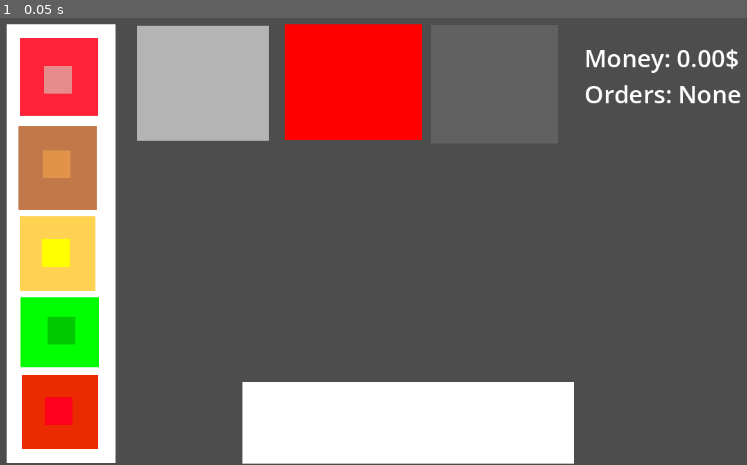
Above: before the commit, frame 1.
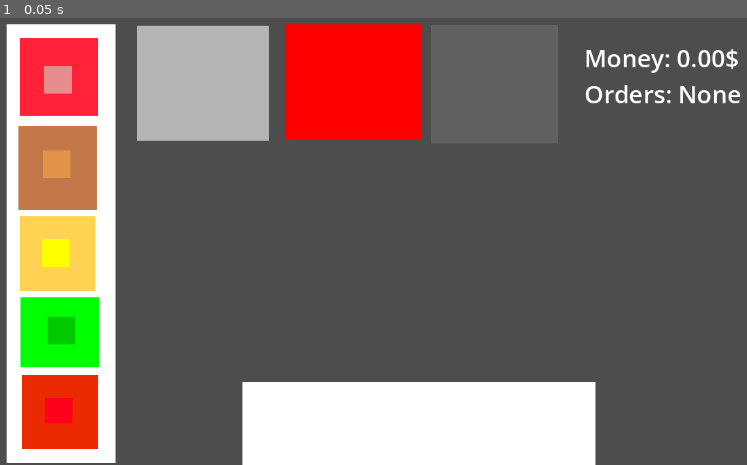
Above: after the commit, the same moment.

Repository: MooseGamerL/BananaPants
Game: Godot game, scene res://Scenes/main.tscn
The game is run twice, just before and just after one commit, with the same random seed, the same clock (stepped at 60 frames per second) and the same inputs. The project has no main scene, so this scene is started directly.
Inputs:
- Up to frame 1 (0.05 s): no input

The runs differ from the first frame. In frame 1, 0.8% of the frame differs, in the area x 6-80%, y 81-100%.

Commit message:
v1.71
adding correct stacking for burger

Diff:
--- a/Scenes/main.tscn
+++ b/Scenes/main.tscn
@@ -2,7 +2,7 @@
 
 [ext_resource type="Script" uid="uid://dji1pwntmgy8" path="res://Scripts/DropZone.gd" id="1_bo1nx"]
 [ext_resource type="Script" uid="uid://b24dp7eegrrkh" path="res://Scripts/Patty.gd" id="1_jjgbg"]
-[ext_resource type="Script" uid="uid://bu1pdq377gy5n" path="res://Scripts/Assembly.gd" id="2_8gbba"]
+[ext_resource type="Script" uid="uid://bu1pdq377gy5n" path="res://Scripts/Plate.gd" id="2_8gbba"]
 [ext_resource type="Script" uid="uid://dwnfy5sy227wb" path="res://Scripts/Ingredient.gd" id="4_jjvhh"]
 
 [sub_resource type="RectangleShape2D" id="RectangleShape2D_jjgbg"]
@@ -36,20 +36,20 @@
 [node name="CollisionShape2D" type="CollisionShape2D" parent="Grill/GrillZone"]
 shape = SubResource("RectangleShape2D_jjgbg")
 
-[node name="Assembly" type="ColorRect" parent="."]
+[node name="Plate" type="ColorRect" parent="."]
 offset_left = 199.0
 offset_top = 14.0
 offset_right = 389.0
 offset_bottom = 180.0
 color = Color(0.707967, 0.707967, 0.707967, 1)
 
-[node name="AssemblyZone" type="Area2D" parent="Assembly"]
+[node name="Plate" type="Area2D" parent="Plate"]
 position = Vector2(95.065, 82.725)
 scale = Vector2(9.49, 8.3)
 script = ExtResource("2_8gbba")
 type = 1
 
-[node name="CollisionShape2D" type="CollisionShape2D" parent="Assembly/AssemblyZone"]
+[node name="CollisionShape2D" type="CollisionShape2D" parent="Plate/Plate"]
 shape = SubResource("RectangleShape2D_8gbba")
 
 [node name="Bins" type="ColorRect" parent="."]
@@ -169,6 +169,7 @@
 
 [node name="Ketchup" type="Area2D" parent="Bins/Ketchup Bin"]
 position = Vector2(52.93, 51.78)
+scale = Vector2(1.0051, 0.935247)
 script = ExtResource("4_jjvhh")
 ingredient_name = "Ketchup"
 
@@ -188,6 +189,7 @@
 offset_top = 528.0
 offset_right = 829.0
 offset_bottom = 646.0
+scale = Vector2(1.0657, 1.09005)
 
 [node name="Information" type="Label" parent="."]
 offset_left = 844.0
--- a/Scripts/Assembly.gd
+++ /dev/null
@@ -1,7 +0,0 @@
-extends DropZone
-
-var stack: Array[String] = []
-
-func on_item_dropped(item_name: String) -> void:
-	stack.append(item_name)
-	print("ASSEMBLY stack (%d): %s" % [stack.size(), str(stack)])
--- a/Scripts/Draggable.gd
+++ b/Scripts/Draggable.gd
@@ -10,6 +10,7 @@
 var press_mouse := Vector2.ZERO
 var offset := Vector2.ZERO
 var zone: DropZone = null
+var plate: Plate = null
 
 func _ready() -> void:
 	home = global_position
@@ -60,6 +61,20 @@
 func return_home() -> void:
 	global_position = home
 
+func join_plate(_plate: Plate) -> void:
+	if _plate != plate:
+		leave_plate()
+		plate = _plate
+		_plate.add(self)
+
+func leave_plate() -> void:
+	if plate:
+		plate.remove(self)
+		plate = null
+
+func item_name() -> String:
+	return name
+
 func ready_extra() -> void: pass
 func on_drag_started() -> void: pass
 func on_clicked() -> void: pass
--- a/Scripts/DropZone.gd
+++ b/Scripts/DropZone.gd
@@ -1,14 +1,10 @@
 class_name DropZone
 extends Area2D
 
-enum Type { GRILL, ASSEMBLY, RUBBISH, COUNTER }
+enum Type { GRILL, PLATE, RUBBISH, COUNTER }
 
 @export var type: Type = Type.GRILL
 
 func snap_position() -> Vector2:
 	var marker := get_node_or_null("SnapPoint") as Node2D
 	return marker.global_position if marker else global_position
-
-func on_item_dropped(item_name: String) -> void:
-	print("on_item_dropped %s" % [item_name])
-	pass
--- a/Scripts/Ingredient.gd
+++ b/Scripts/Ingredient.gd
@@ -2,7 +2,5 @@
 
 @export var ingredient_name: String = "item"
 
-func on_dropped_on_zone(dropped: DropZone) -> void:
-	if dropped.type == DropZone.Type.ASSEMBLY:
-		dropped.on_item_dropped(ingredient_name)
-		print("placed %s on plate" % ingredient_name)
+func item_name() -> String:
+	return ingredient_name
--- a/Scripts/Patty.gd
+++ b/Scripts/Patty.gd
@@ -48,15 +48,17 @@
 	match dropped.type:
 		DropZone.Type.GRILL:
 			on_grill = true
+			leave_plate()
 			_print_state("on grill")
 		DropZone.Type.RUBBISH:
+			leave_plate()
 			on_grill = false
 			_print_state("rubbish")
-		DropZone.Type.ASSEMBLY:
+		DropZone.Type.PLATE:
+			join_plate(dropped)
 			on_grill = false
-			dropped.on_item_dropped("patty")
-			_print_state("assemblyready")
 		_:
+			leave_plate()
 			_print_state("12345")
 
 func on_dropped_outside() -> void:
@@ -70,6 +72,9 @@
 	if on_grill:
 		flip()
 
+func item_name() -> String:
+	return "patty"
+
 func _print_state(tag: String) -> void:
 	var down := "top" if is_flipped else "bottom"
 	print ("[%s] top=%s bottom=%s (down=%s, on_grill=%s)" % [
--- /dev/null
+++ b/Scripts/Plate.gd
@@ -0,0 +1,24 @@
+class_name Plate
+extends DropZone
+
+var items: Array[Draggable] = []
+var next_z := 1
+
+func add(_item: Draggable) -> void:
+	if not items.has(_item):
+		items.append(_item)
+	_item.z_index = next_z
+	next_z += 1
+	log_items()
+
+func remove(_item: Draggable) -> void:
+	if items.has(_item):
+		items.erase(_item)
+		_item.z_index = 0
+		log_items()
+
+func stack_names() -> Array:
+	return items.map(func(i): return i.item_name())
+
+func log_items() -> void:
+	print("PLATE items (%d): %s" % [items.size(), str(stack_names())])
Renamed: Scripts/Assembly.gd.uid -> Scripts/Plate.gd.uid
